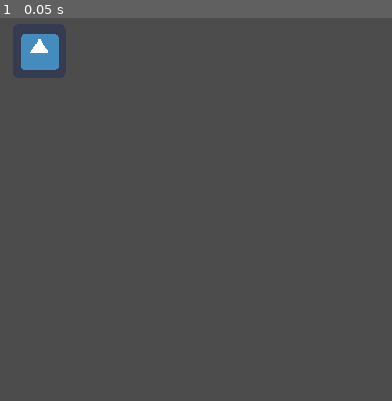
Above: before the commit, frame 1.
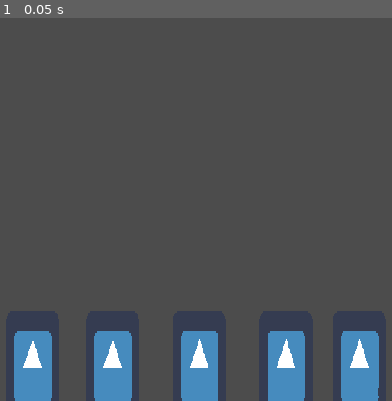
Above: after the commit, the same moment.

Repository: Jev-git/Godot-SlayTheSpire-Clone
Game: Godot game, scene res://Scenes/CombatScene.tscn
Same seed, same stepped clock (60 frames per second), same inputs: the game is played once before the commit and once after it. The engine's default icon, where the game draws it, is replaced by a stand-in: a white triangle on a blue panel in a dark square.
Inputs:
- Up to frame 1 (0.05 s): no input

The runs differ from the first frame. In frame 1, 9.6% of the frame differs, in the area x 3-97%, y 4-100%.

Commit message:
+ Give feedback when hovering over cards

Diff:
--- /dev/null
+++ b/Scenes/Card.tscn
@@ -0,0 +1,20 @@
+[gd_scene load_steps=3 format=2]
+
+[ext_resource path="res://Scripts/Card.gd" type="Script" id=1]
+[ext_resource path="res://icon.png" type="Texture" id=2]
+
+[node name="Card" type="Node2D"]
+position = Vector2( 192, 432 )
+script = ExtResource( 1 )
+
+[node name="Sprite" type="Sprite" parent="."]
+scale = Vector2( 1, 2 )
+texture = ExtResource( 2 )
+centered = false
+
+[node name="TextureRect" type="TextureRect" parent="."]
+margin_right = 64.0
+margin_bottom = 128.0
+__meta__ = {
+"_edit_use_anchors_": false
+}
--- a/Scenes/CombatScene.tscn
+++ b/Scenes/CombatScene.tscn
@@ -1,9 +1,21 @@
 [gd_scene load_steps=2 format=2]
 
-[ext_resource path="res://icon.png" type="Texture" id=1]
+[ext_resource path="res://Scenes/Card.tscn" type="PackedScene" id=1]
 
 [node name="CombatScene" type="Node2D"]
 
-[node name="icon" type="Sprite" parent="."]
-position = Vector2( 232, 120 )
-texture = ExtResource( 1 )
+[node name="CardsInHand" type="Node2D" parent="."]
+
+[node name="Card" parent="CardsInHand" instance=ExtResource( 1 )]
+
+[node name="Card2" parent="CardsInHand" instance=ExtResource( 1 )]
+position = Vector2( 288, 432 )
+
+[node name="Card3" parent="CardsInHand" instance=ExtResource( 1 )]
+position = Vector2( 392, 432 )
+
+[node name="Card4" parent="CardsInHand" instance=ExtResource( 1 )]
+position = Vector2( 496, 432 )
+
+[node name="Card5" parent="CardsInHand" instance=ExtResource( 1 )]
+position = Vector2( 584, 432 )
--- /dev/null
+++ b/Scripts/Card.gd
@@ -0,0 +1,13 @@
+extends Node2D
+
+export var m_iHoverOffset: int = 10
+
+func _ready():
+	$TextureRect.connect("mouse_entered", self, "_on_mouse_entered")
+	$TextureRect.connect("mouse_exited", self, "_on_mouse_exited")
+
+func _on_mouse_entered():
+	global_position.y -= m_iHoverOffset
+
+func _on_mouse_exited():
+	global_position.y += m_iHoverOffset
Not shown, changed: readme.md
